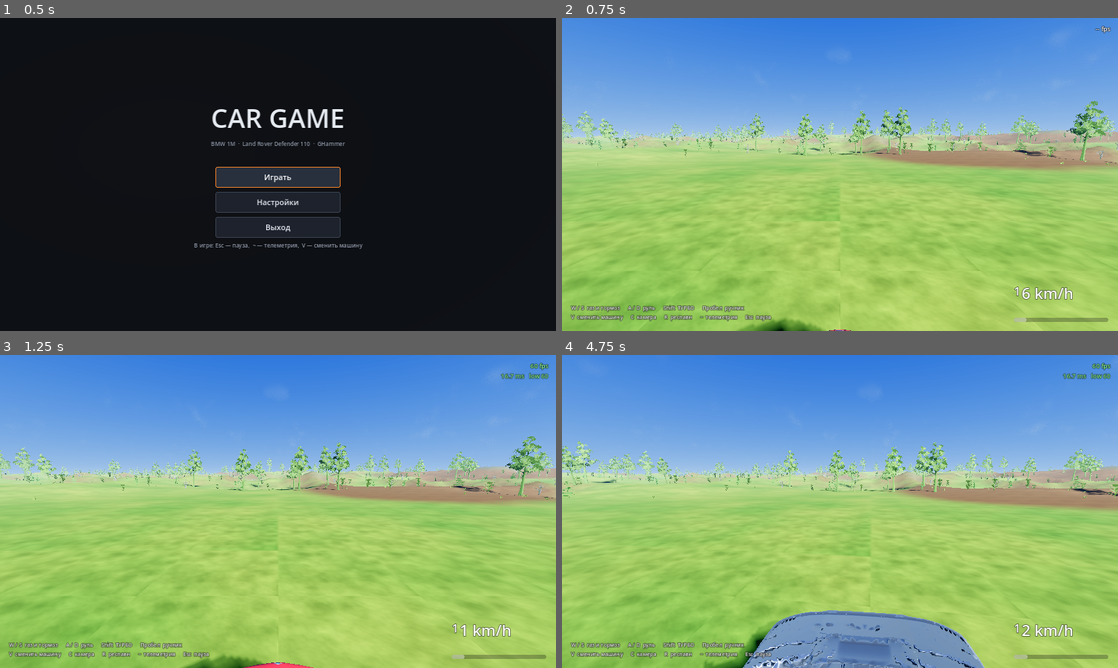
Above: before the commit, frames 1-4 (two rows, left to right).
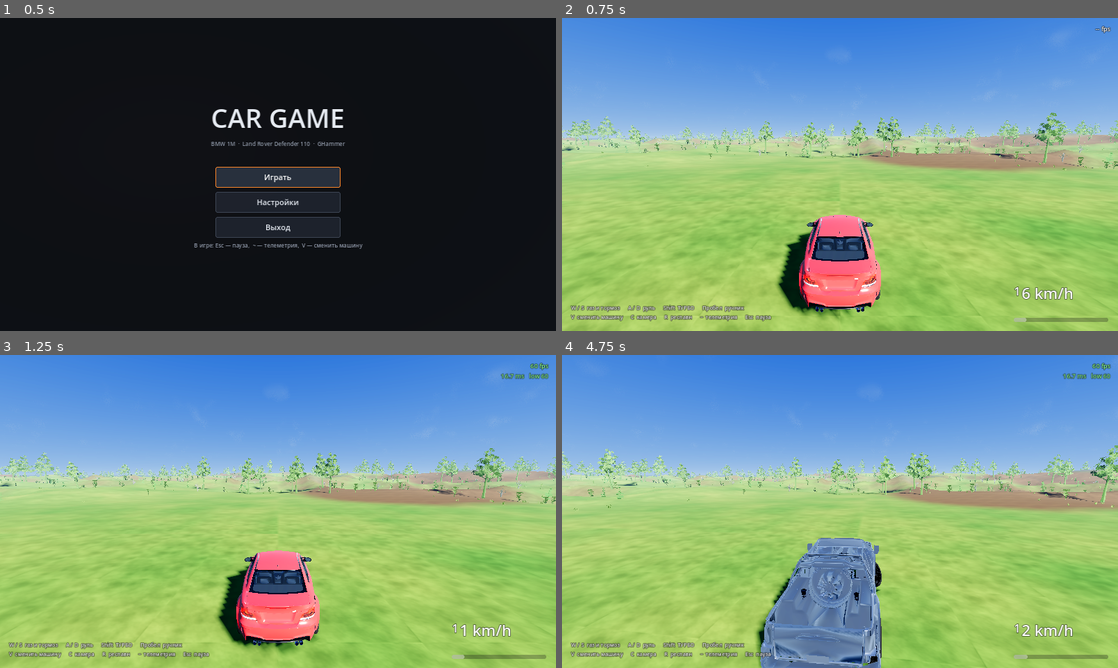
Above: after the commit, the same moments.

Repository: maksummatatov10-spec1231/cargame
Game: Godot game, scene res://scenes/main_menu.tscn
Two runs of this game, one before a commit and one after it. Both use one fixed random seed, a clock stepped at 60 frames per second and the inputs below.
Inputs:
- Up to frame 1 (0.5 s): no input
- Up to frame 2 (0.75 s): click "Играть" at 0.5 s
- Up to frame 3 (1.25 s): no input
- Up to frame 4 (4.75 s): hold D (steer_right) 1.28-2.03 s; hold V (switch_vehicle) 1.28-2.03 s; hold S (drive_backward) 2.03-2.78 s; tap C (toggle_camera) at 2.1, 4.35 s; hold D (steer_right) 2.78-3.53 s; hold Shift (turbo) 2.78-3.53 s; hold W (drive_forward) 3.53-4.28 s; tap V (switch_vehicle) at 3.6 s; hold A (steer_left) from 4.28 s (still down)

Frame 1 is identical in both runs. In frame 2, 22% of the frame differs, in the area x 0-100%, y 26-100%; in frame 3, 23%; in frame 4, 24%, in the area x 0-100%, y 27-100%.

Commit message:
v3.0: fix the chase camera collapsing onto the roof, hide the cursor
The chase view was broken by one line of mine, and it was the last line of
_process:

    camera.transform = Transform3D.IDENTITY

SpringArm3D::process_spring() places its child with set_global_transform(),
and _notification() only calls it from NOTIFICATION_INTERNAL_PHYSICS_PROCESS
(scene/3d/physics/spring_arm_3d.cpp) - the physics tick. Assigning the
camera's local transform parks it on the arm's origin, which is the pivot:
1.55 m above the car. In v2.6 that assignment ran in _physics_process
alongside the spring; v2.7 moved the rig to _process, which made it the last
write before every rendered frame, so it beat the spring every frame. Hence
the screenshot: looking straight down at the bodywork from just above it.
Removed from all three places; the arm owns that transform, the script only
sets fov and spring_length.

The check that should have caught this tested camera.position and
camera.rotation but not camera.transform - the one that actually shipped
broken. Now covers transform, global_transform and basis too.

Cursor: the menus called MOUSE_MODE_VISIBLE and nothing ever turned it back
off, so it sat in the middle of the screen while driving.

Log messages from the user's session, all traced to source and none of them
faults:
  * 'Ignoring face with non-finite normal in LOD generation' is
    WARN_PRINT_ONCE (importer_mesh.cpp:521) and refers to a face produced by
    the LOD simplifier, not by the asset. Verified: all 13 forest meshes,
    the BMW and both heavy vehicles have zero degenerate and zero non-finite
    faces, and zero bad vertex normals across every glTF in the project.
  * The normal-map/roughness texture notices are printed by
    resource_importer_texture.cpp:110-131 precisely when normal_map == 0 and
    roughness/mode == 0, which is what the project's importer_defaults set.
    They are informational, the importer then writes the corrected values
    into the .import files, and they do not come back. Left as they are on
    purpose: forcing normal_map=1 project-wide would discard the blue
    channel of all 26 albedo textures to silence a one-off notice.

Co-authored-by: arena-agent <297053741+arena-agent@users.noreply.github.com>

Diff:
--- a/scripts/chase_camera.gd
+++ b/scripts/chase_camera.gd
@@ -88,7 +88,6 @@
 	if _target == null:
 		arm.collision_mask = 1
 		arm.margin = 0.35
-		camera.transform = Transform3D.IDENTITY
 		return
 
 	_vehicle = _target as Vehicle
@@ -97,8 +96,8 @@
 
 	arm.collision_mask = 1
 	arm.margin = 0.35
-	# The camera is positioned exclusively by the spring arm.
-	camera.transform = Transform3D.IDENTITY
+	# The camera is positioned exclusively by the spring arm; the script must
+	# never assign camera.transform. See the note in _process().
 
 	# The arm starts inside the car and sweeps backwards, so without this it
 	# immediately hits the car's own collision hulls, collapses to zero length
@@ -207,8 +206,10 @@
 		_yaw = _heading_of(_curr_target)
 
 
-## The camera runs at the display rate against an interpolated target, so it
-## is on the same clock as the car's visual model.
+## The rig is driven here, at the display rate, against an interpolated
+## target so it shares a clock with the car's visual model. The spring arm
+## still places the camera itself on the physics tick, which is fine as long
+## as nothing overwrites that placement - see the note at the end.
 func _process(delta: float) -> void:
 	if _target == null or not is_instance_valid(_target) or not _has_sample:
 		return
@@ -253,7 +254,22 @@
 	arm.rotation = Vector3(deg_to_rad(lerpf(base_pitch, speed_pitch, t)), 0.0, 0.0)
 	arm.spring_length = base_distance + speed_distance * t
 	camera.fov = lerpf(base_fov, speed_fov, t * t)
-	camera.transform = Transform3D.IDENTITY
+	# NOTHING may write camera.transform here.
+	#
+	# This line used to read `camera.transform = Transform3D.IDENTITY`, and
+	# that is what collapsed the chase view onto the car's roof.
+	#
+	# SpringArm3D positions its child with set_global_transform() from
+	# NOTIFICATION_INTERNAL_PHYSICS_PROCESS (scene/3d/physics/spring_arm_3d.cpp)
+	# - so on the physics tick. Setting the camera's *local* transform to
+	# identity parks it exactly on the arm's origin, which is the pivot,
+	# 1.55 m above the car.
+	#
+	# In v2.6 the reset ran in _physics_process alongside the spring. In v2.7
+	# the rig moved to _process, which made the reset the last write before
+	# every rendered frame - so it beat the spring every single frame and the
+	# camera rendered from the pivot, looking straight down at the bodywork.
+	# The arm owns this transform; the script only sets the fov.
 
 
 ## Bumper/hood view: the rig is locked to the car and the arm is collapsed, so
@@ -265,9 +281,10 @@
 	_yaw = target_yaw
 	arm.position = hood_offset
 	arm.rotation = Vector3.ZERO
+	# Zero length, so the arm itself puts the camera on the pivot - which for
+	# this view is the intended position. Still not written by hand.
 	arm.spring_length = 0.0
 	camera.fov = 75.0
-	camera.transform = Transform3D.IDENTITY
 
 
 func _lerp_angle(from: float, to: float, weight: float) -> float:
--- a/scripts/game.gd
+++ b/scripts/game.gd
@@ -34,6 +34,11 @@
 	_pause = PauseMenu.new()
 	_pause.name = "PauseMenu"
 	add_child(_pause)
+
+	# The menus turn the cursor on and nothing ever turned it back off, so it
+	# sat in the middle of the screen for the whole drive. Hidden while
+	# driving, restored by the pause menu.
+	Input.set_mouse_mode(Input.MOUSE_MODE_HIDDEN)
 
 	var found := get_tree().get_nodes_in_group("terrain")
 	if not found.is_empty():
--- a/scripts/pause_menu.gd
+++ b/scripts/pause_menu.gd
@@ -81,6 +81,8 @@
 	_buttons.visible = true
 	_root.visible = false
 	get_tree().paused = false
+	# Back to driving, so the cursor goes away again.
+	Input.set_mouse_mode(Input.MOUSE_MODE_HIDDEN)
 
 
 func toggle() -> void:
Not shown, added: release/CarGame-v3.0-godot4.3.zip
Not shown, changed: tools/camera_check.py
Not shown, changed: tools/project_check.py
